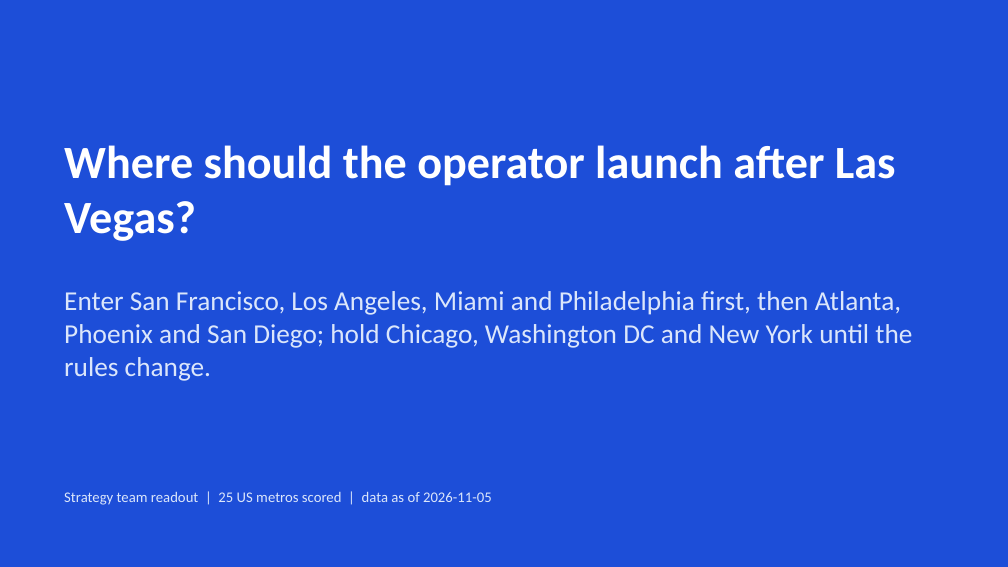
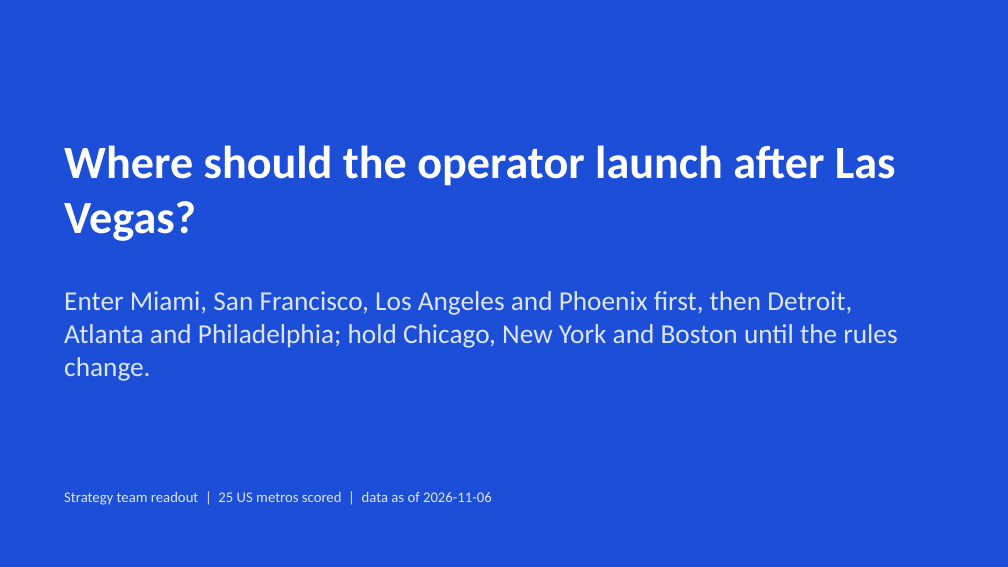
Before and after one commit to jmayank574/av-expansion-strategy, a slide deck: slide 1 of reports/deck.pptx. Drawn at 1008x567 pixels with LibreOffice and Linux fonts; fonts in the diff are those of the drawing. Boxes give left, top, right and bottom in pixels: in the first picture for what was removed or moved away, otherwise in the second. Text is boxed around its words. In the diff, an @@ line names an element or a change of style, - is before the commit and + after.

```diff
--- a/reports/deck.pptx
+++ b/reports/deck.pptx
@@ text at (64,291,897,381): text changed @@
-Enter San Francisco, Los Angeles, Miami and Philadelphia first, then Atlanta, Phoenix and San Diego; hold Chicago, Washington DC and New York until the rules change.
+Enter Miami, San Francisco, Los Angeles and Phoenix first, then Detroit, Atlanta and Philadelphia; hold Chicago, New York and Boston until the rules change.
@@ text at (64,491,492,505): text changed @@
-Strategy team readout | 25 US metros scored | data as of 2026-11-05
+Strategy team readout | 25 US metros scored | data as of 2026-11-06
```
Also in this commit, not shown: 5 other slides changed, 1 slide added, 1 slide removed, 37 other files.
